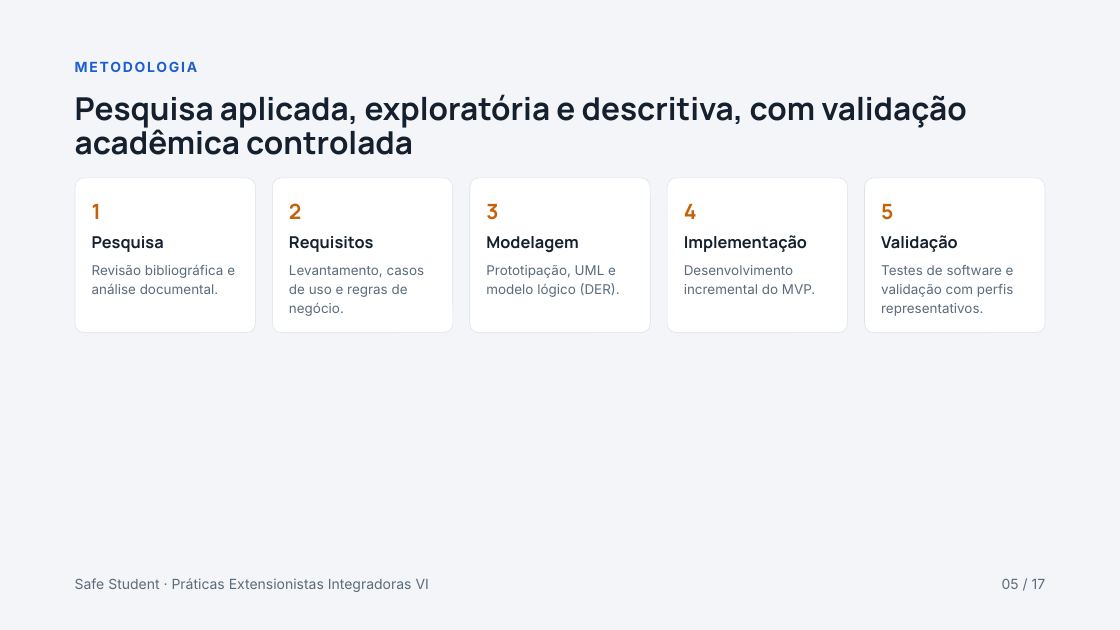
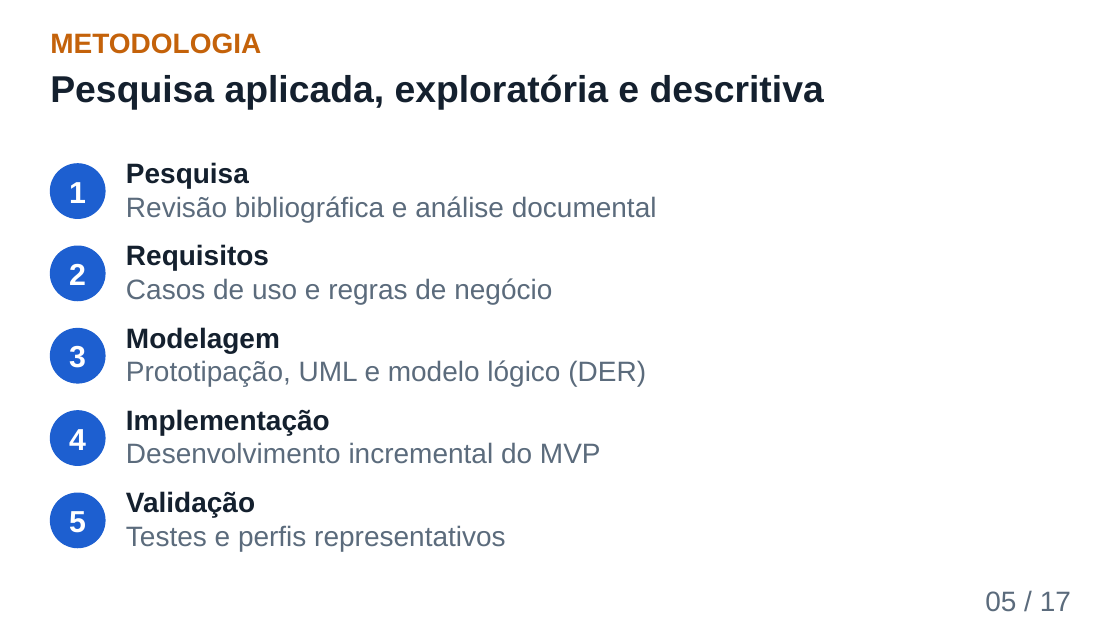
Before and after one commit to richaferreira/Safe_Student, a slide deck: slide 5 of 08_Apresentacao_Final_Safe_Student.pptx. Drawn at 1120x630 pixels with LibreOffice and Linux fonts; fonts in the diff are those of the drawing. Boxes give left, top, right and bottom in pixels: in the first picture for what was removed or moved away, otherwise in the second. Text is boxed around its words. In the diff, an @@ line names an element or a change of style, - is before the commit and + after.

```diff
--- a/08_Apresentacao_Final_Safe_Student.pptx
+++ b/08_Apresentacao_Final_Safe_Student.pptx
@@ background #F3F5F8 to #FFFFFF @@
@@ text "METODOLOGIA": place and size @@
-text "METODOLOGIA" at box(75, 56, 1075, 78)
+text "METODOLOGIA" at box(50, 33, 261, 54)
@@ text "METODOLOGIA" at box(50, 33, 261, 54): size 12 to 24 pt, font Inter to Arial, text colour #1D5FD0 to #C4620A, letter spacing 1.5 to 0 pt; line spacing 16.8pt to 1 @@
@@ text at box(50, 74, 824, 110): text changed; size 27 to 32 pt; font Manrope to Arial @@
-Pesquisa aplicada, exploratória e descritiva, com validação acadêmica controlada
+Pesquisa aplicada, exploratória e descritiva
@@ text "1": place and size @@
-text "1" at box(92, 204, 101, 219)
+text "1" at box(69, 182, 86, 203)
@@ ellipse added at box(50, 164, 105, 218), fill #1D5FD0, outline #1D5FD0 1 pt @@
@@ rounded rectangle removed at box(75, 178, 255, 333) @@
@@ text at box(126, 162, 657, 222): text changed; size 11.5 to 24 pt; font Inter to Arial @@
-Revisão bibliográfica e análise documental.
+Pesquisa
+Revisão bibliográfica e análise documental
@@ rounded rectangle removed at box(272, 178, 453, 333) @@
@@ rounded rectangle removed at box(470, 178, 650, 333) @@
@@ rounded rectangle removed at box(667, 178, 848, 333) @@
@@ rounded rectangle removed at box(865, 178, 1045, 333) @@
@@ text removed at box(92, 236, 164, 252) @@
-Pesquisa
@@ text removed at box(289, 236, 373, 252) @@
-Requisitos
@@ text removed at box(486, 236, 578, 252) @@
-Modelagem
@@ text removed at box(684, 235, 807, 252) @@
-Implementação
@@ text removed at box(881, 235, 958, 252) @@
-Validação
@@ text "2": place and size @@
-text "2" at box(289, 203, 301, 219)
+text "2" at box(69, 264, 86, 285)
@@ ellipse added at box(50, 246, 105, 301), fill #1D5FD0, outline #1D5FD0 1 pt @@
@@ text at box(126, 244, 552, 304): text changed; size 11.5 to 24 pt; font Inter to Arial @@
-Levantamento, casos de uso e regras de negócio.
+Requisitos
+Casos de uso e regras de negócio
@@ text "3": place and size @@
-text "3" at box(486, 204, 498, 220)
+text "3" at box(69, 346, 86, 368)
@@ ellipse added at box(50, 329, 105, 383), fill #1D5FD0, outline #1D5FD0 1 pt @@
@@ text at box(126, 327, 646, 386): text changed; size 11.5 to 24 pt; font Inter to Arial @@
-Prototipação, UML e modelo lógico (DER).
+Modelagem
+Prototipação, UML e modelo lógico (DER)
@@ text "4": place and size @@
-text "4" at box(684, 204, 697, 219)
+text "4" at box(69, 429, 86, 450)
@@ ellipse added at box(50, 411, 105, 465), fill #1D5FD0, outline #1D5FD0 1 pt @@
@@ text at box(126, 409, 601, 464): text changed; size 11.5 to 24 pt; font Inter to Arial @@
-Desenvolvimento incremental do MVP.
+Implementação
+Desenvolvimento incremental do MVP
@@ size 18 to 26 pt, font Manrope to Arial, text colour #C4620A to #FFFFFF; alignment left to centre; line spacing 25.2pt to 1; vertical alignment top to middle in 5 elements at box(69, 346, 86, 368), box(69, 182, 86, 203), box(69, 264, 86, 285), box(69, 429, 86, 450), box(69, 511, 86, 533) @@
@@ text "5": place and size @@
-text "5" at box(881, 204, 893, 220)
+text "5" at box(69, 511, 86, 533)
@@ ellipse added at box(50, 493, 105, 548), fill #1D5FD0, outline #1D5FD0 1 pt @@
@@ text at box(126, 491, 505, 551): text changed; size 11.5 to 24 pt; font Inter to Arial @@
-Testes de software e validação com perfis representativos.
+Validação
+Testes e perfis representativos
@@ text removed at box(75, 578, 429, 592) @@
-Safe Student · Práticas Extensionistas Integradoras VI
@@ text "05 / 17": place and size @@
-text "05 / 17" at box(1002, 579, 1046, 589)
+text "05 / 17" at box(985, 591, 1071, 612)
@@ text "05 / 17" at box(985, 591, 1071, 612): size 12 to 24 pt, font Inter to Arial; line spacing 16.8pt to 1 @@
```
Also in this commit, not shown: 16 other slides changed, 2 other files.
